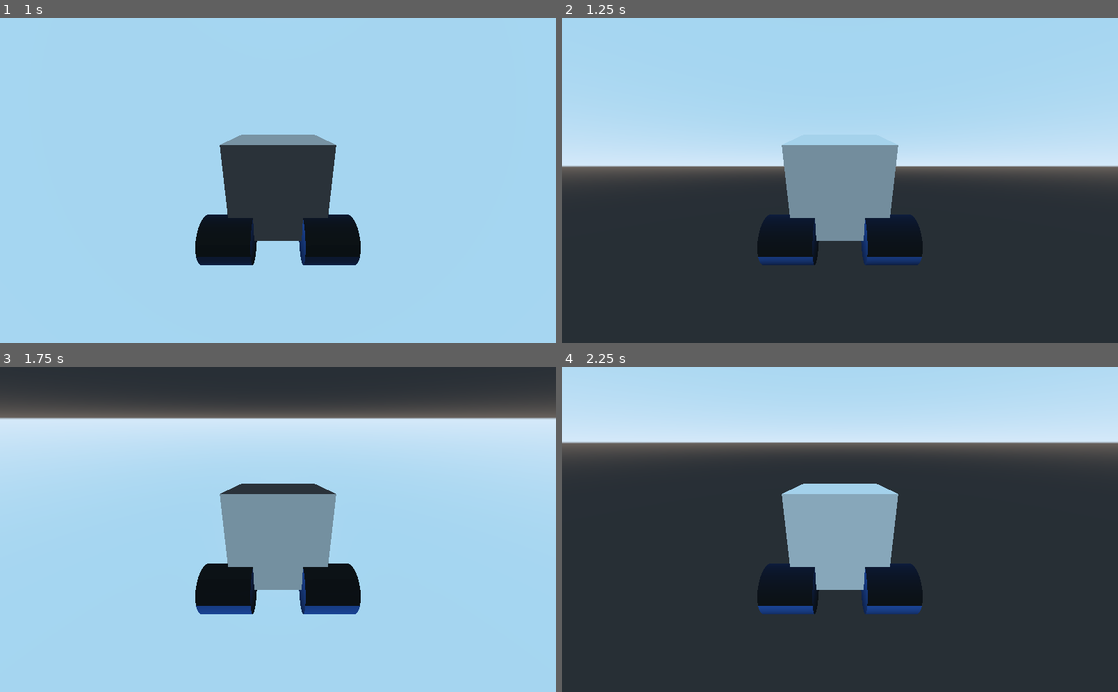
Above: before the commit, frames 1-4 (two rows, left to right).
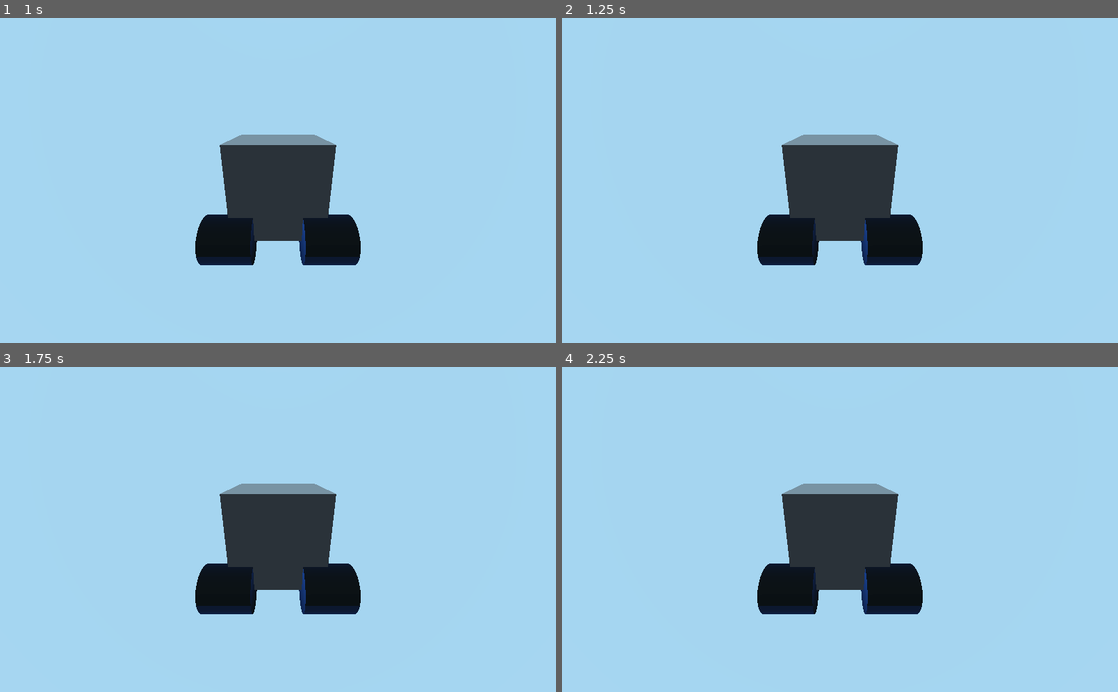
Above: after the commit, the same moments.

Repository: Lurkki14/TorpedoAlliance
Game: Godot game, scene res://Car.tscn
The game is run twice, just before and just after one commit, with the same random seed, the same clock (stepped at 60 frames per second) and the same inputs. This scene is started directly instead of the project's main scene.
Inputs (mouse positions are in pixels of both pictures, inside the frame that each line leads up to):
- Up to frame 1 (1 s): tap Enter at 0.5 s; move the mouse to (250, 245) at 0.52 s; press the mouse at (250, 245) at 0.53 s; hold W (car_accelerate) from 0.53 s (still down); right-click (250, 245) at 0.77 s; right-click (250, 245) at 0.8 s
- Up to frame 2 (1.25 s): keep holding W (car_accelerate); right-click (812, 245) at 1.07 s
- Up to frame 3 (1.75 s): keep holding W (car_accelerate); move the mouse to (444, 578) at 1.27 s; release the mouse at (444, 578) at 1.28 s; right-click (444, 578) at 1.35 s; right-click (444, 578) at 1.52 s; click (444, 578) at 1.55 s
- Up to frame 4 (2.25 s): right-click (1006, 578) at 1.82 s; move the mouse to (673, 480) at 2.02 s; release W (car_accelerate) at 2.03 s; press the mouse at (673, 480) at 2.03 s; hold Q (car_roll_left) from 2.03 s (still down)

Frame 1 is identical in both runs. In frame 2, 60% of the frame differs, in the area x 0-100%, y 35-100%; in frame 3, 31%; in frame 4, 83%, in the area x 0-100%, y 10-100%.

Commit message:
Input handling moved to _input + controller

Diff:
--- a/VehicleBody.gd
+++ b/VehicleBody.gd
@@ -38,6 +38,22 @@
 var wheels = []
 var boost
 var boost_exhausts = []
+
+# Inputs
+var boost_on: bool
+
+var car_pitch_up: bool
+var car_pitch_down: bool
+var car_pitch_force: int
+
+var car_yaw_left: bool
+var car_yaw_right: bool
+var car_yaw_force: int
+
+var car_roll_left: bool
+var car_roll_right: bool
+var car_roll_force: int
+
 
 export var engine_force_value = 400
 
@@ -104,28 +120,17 @@
 		else:
 			state.set_angular_velocity(dodge_basis * 10)
 
-func _physics_process(delta):
-	#print(car_jump)
-	#print(get_rotation())
-	if contact_ignore_time > 0:
-		contact_ignore_time -= delta
-
-	if get_contact() and contact_ignore_time <= 0:
-		apply_central_impulse(downforce(get_linear_velocity(), get_global_transform().basis.y))
-		#print("downforce: ", downforce(get_linear_velocity(), get_global_transform().basis.y))
-		car_jump = JUMP_LIMIT
-
+func _input(event):
 	var fwd_mps = transform.basis.xform_inv(linear_velocity).x
 
-	if Input.is_action_pressed("car_boost"):
-		#print(boost(get_global_transform().basis.z))
-		apply_central_impulse(boost(get_global_transform().basis.z))
-
-	if Input.is_action_just_pressed("car_jump") and car_jump > 0:
-
+	if event.is_action_pressed("car_boost"):
+		boost_on = true
+	if event.is_action_released("car_boost"):
+		boost_on = false
+
+	if event.is_action_pressed("car_jump") and car_jump > 0:
 		# Dodge jump
-		if Input.is_action_pressed("car_accelerate") and car_jump == 1:
-			print("dodge start")
+		if event.is_action_pressed("car_accelerate") and car_jump == 1:
 			dodge_time = 0
 			dodge_basis = get_global_transform().basis.x
 			apply_central_impulse(get_global_transform().basis.z * pitch_force * 2)
@@ -139,48 +144,102 @@
 			apply_central_impulse(force_vector)
 		car_jump -= 1
 
+	if event.is_action_pressed("car_pitch_up"):
+		car_pitch_up = true
+		car_pitch_force = event.get_action_strength("car_pitch_up")
+	elif event.is_action_released("car_pitch_up"):
+		car_pitch_up = false
+
+
+	if event.is_action_pressed("car_pitch_down"):
+		car_pitch_down = true
+		car_pitch_force = event.get_action_strength("car_pitch_down")
+	elif event.is_action_released("car_pitch_down"):
+		car_pitch_down = false
+
+	# Yaw is allowed if car is on its roof
+	if event.is_action_pressed("car_yaw_left"):
+		car_yaw_left = true
+		car_yaw_force = event.get_action_strength("car_yaw_left")
+	elif event.is_action_released("car_yaw_left"):
+		car_yaw_left = false
+
+	if event.is_action_pressed("car_yaw_right"):
+		car_yaw_right = true
+		car_yaw_force = event.get_action_strength("car_yaw_right")
+	elif event.is_action_released("car_yaw_right"):
+		car_yaw_right = false
+
+	if event.is_action_pressed("car_roll_left"):
+		car_roll_left = true
+		car_roll_force = event.get_action_strength("car_roll_left")
+	elif event.is_action_released("car_roll_left"):
+		car_roll_left = false
+
+	if event.is_action_pressed("car_roll_right"):
+		car_roll_right = true
+		car_roll_force = event.get_action_strength("car_roll_right")
+	elif event.is_action_released("car_roll_right"):
+		car_roll_right = false
+
+	if event.is_action_pressed("car_steer_left"):
+		steer_target = STEER_LIMIT * event.get_action_strength("car_steer_left")
+	elif event.is_action_pressed("car_steer_right"):
+		steer_target = -STEER_LIMIT * event.get_action_strength("car_steer_right")
+	elif event.is_action_released("car_steer_left") or event.is_action_released("car_steer_right"):
+		steer_target = 0
+
+	if event.is_action_pressed("car_accelerate"):
+		engine_force = engine_force_value * event.get_action_strength("car_accelerate")
+	if event.is_action_released("car_accelerate"):
+		engine_force = 0
+
+	if event.is_action_pressed("car_reverse"):
+		if (fwd_mps >= -1):
+			engine_force = -engine_force_value * event.get_action_strength("car_reverse")
+		else:
+			brake = 80 * event.get_action_strength("car_reverse")
+	elif event.is_action_released("car_reverse"):
+		brake = 1
+		engine_force = 0
+
+func _physics_process(delta):
+	#print(car_jump)
+	#print(get_rotation())
+	if boost_on:
+		apply_central_impulse(boost(get_global_transform().basis.z))
+
+	if not wheel_contact() and not body_contact():
+		if car_pitch_up:
+			apply_torque_impulse(-torque(get_global_transform().basis.x, pitch_force) * car_pitch_force)
+
+		if car_pitch_down:
+			apply_torque_impulse(torque(get_global_transform().basis.x, pitch_force) * car_pitch_force)
+
+	if not wheel_contact():
+		if car_yaw_left:
+			apply_torque_impulse(torque(get_global_transform().basis.y, pitch_force) * car_yaw_force)
+
+		if car_yaw_right:
+			apply_torque_impulse(-torque(get_global_transform().basis.y, pitch_force) * car_yaw_force)
+
+		if car_roll_left:
+			apply_torque_impulse(-torque(get_global_transform().basis.z, pitch_force) * car_roll_force)
+
+		if car_roll_right:
+			apply_torque_impulse(torque(get_global_transform().basis.z, pitch_force) * car_roll_force)
+
+	if contact_ignore_time > 0:
+		contact_ignore_time -= delta
+
+	if get_contact() and contact_ignore_time <= 0:
+		apply_central_impulse(downforce(get_linear_velocity(), get_global_transform().basis.y))
+		#print("downforce: ", downforce(get_linear_velocity(), get_global_transform().basis.y))
+		car_jump = JUMP_LIMIT
+
 	if not dodge_active:
 		var ct = countertorque()
 		apply_torque_impulse(ct)
-
-	if Input.is_action_pressed("car_pitch_up") and not wheel_contact() and not body_contact():
-		apply_torque_impulse(-torque(get_global_transform().basis.x, pitch_force))
-
-	if Input.is_action_pressed("car_pitch_down") and not wheel_contact() and not body_contact():
-		apply_torque_impulse(torque(get_global_transform().basis.x, pitch_force))
-
-	# Yaw is allowed if car is on its roof
-	if Input.is_action_pressed("car_yaw_left") and not wheel_contact():
-		apply_torque_impulse(torque(get_global_transform().basis.y, pitch_force))
-
-	if Input.is_action_pressed("car_yaw_right") and not wheel_contact():
-		apply_torque_impulse(-torque(get_global_transform().basis.y, pitch_force))
-
-	if Input.is_action_pressed("car_roll_right") and not wheel_contact():
-		apply_torque_impulse(torque(get_global_transform().basis.z, pitch_force))
-
-	if Input.is_action_pressed("car_roll_left") and not wheel_contact():
-		apply_torque_impulse(-torque(get_global_transform().basis.z, pitch_force))
-
-	if Input.is_action_pressed("car_steer_left"):
-		steer_target = STEER_LIMIT
-	elif Input.is_action_pressed("car_steer_right"):
-		steer_target = -STEER_LIMIT
-	else:
-		steer_target = 0
-
-	if Input.is_action_pressed("car_accelerate"):
-		engine_force = engine_force_value
-	else:
-		engine_force = 0
-
-	if Input.is_action_pressed("car_reverse"):
-		if (fwd_mps >= -1):
-			engine_force = -engine_force_value
-		else:
-			brake = 80
-	else:
-		brake = 0.1
 
 	if steer_target < steer_angle:
 		steer_angle -= STEER_SPEED * delta
--- a/project.godot
+++ b/project.godot
@@ -14,31 +14,6 @@
 "language": "GDScript",
 "path": "res://BoostExhaust.gd"
 }, {
-"base": "Resource",
-"class": "CtxFRef1",
-"language": "GDScript",
-"path": "res://utils/goldenGadget/CtxFRef1.gd"
-}, {
-"base": "Resource",
-"class": "CtxFRef2",
-"language": "GDScript",
-"path": "res://utils/goldenGadget/CtxFRef2.gd"
-}, {
-"base": "Resource",
-"class": "GGArray",
-"language": "GDScript",
-"path": "res://utils/goldenGadget/GGArray.gd"
-}, {
-"base": "Resource",
-"class": "GGInternal",
-"language": "GDScript",
-"path": "res://utils/goldenGadget/GGInternal.gd"
-}, {
-"base": "Node",
-"class": "GGTests",
-"language": "GDScript",
-"path": "res://utils/goldenGadget/GGTests.gd"
-}, {
 "base": "VehicleBody",
 "class": "RocketCar",
 "language": "GDScript",
@@ -46,11 +21,6 @@
 } ]
 _global_script_class_icons={
 "BoostExhaust": "",
-"CtxFRef1": "",
-"CtxFRef2": "",
-"GGArray": "",
-"GGInternal": "",
-"GGTests": "",
 "RocketCar": ""
 }
 
@@ -67,63 +37,75 @@
 [input]
 
 car_accelerate={
-"deadzone": 0.5,
+"deadzone": 0.1,
 "events": [ Object(InputEventKey,"resource_local_to_scene":false,"resource_name":"","device":0,"alt":false,"shift":false,"control":false,"meta":false,"command":false,"pressed":false,"scancode":87,"unicode":0,"echo":false,"script":null)
+, Object(InputEventJoypadMotion,"resource_local_to_scene":false,"resource_name":"","device":0,"axis":7,"axis_value":1.0,"script":null)
  ]
 }
 car_reverse={
-"deadzone": 0.5,
+"deadzone": 0.1,
 "events": [ Object(InputEventKey,"resource_local_to_scene":false,"resource_name":"","device":0,"alt":false,"shift":false,"control":false,"meta":false,"command":false,"pressed":false,"scancode":83,"unicode":0,"echo":false,"script":null)
+, Object(InputEventJoypadMotion,"resource_local_to_scene":false,"resource_name":"","device":0,"axis":6,"axis_value":1.0,"script":null)
  ]
 }
 car_steer_left={
-"deadzone": 0.5,
+"deadzone": 0.1,
 "events": [ Object(InputEventKey,"resource_local_to_scene":false,"resource_name":"","device":0,"alt":false,"shift":false,"control":false,"meta":false,"command":false,"pressed":false,"scancode":65,"unicode":0,"echo":false,"script":null)
+, Object(InputEventJoypadMotion,"resource_local_to_scene":false,"resource_name":"","device":0,"axis":0,"axis_value":-1.0,"script":null)
  ]
 }
 car_steer_right={
-"deadzone": 0.5,
+"deadzone": 0.1,
 "events": [ Object(InputEventKey,"resource_local_to_scene":false,"resource_name":"","device":0,"alt":false,"shift":false,"control":false,"meta":false,"command":false,"pressed":false,"scancode":68,"unicode":0,"echo":false,"script":null)
+, Object(InputEventJoypadMotion,"resource_local_to_scene":false,"resource_name":"","device":0,"axis":0,"axis_value":1.0,"script":null)
  ]
 }
 car_jump={
-"deadzone": 0.5,
+"deadzone": 0.1,
 "events": [ Object(InputEventMouseButton,"resource_local_to_scene":false,"resource_name":"","device":-1,"alt":false,"sh …(213 unchanged characters)…
+, Object(InputEventJoypadButton,"resource_local_to_scene":false,"resource_name":"","device":0,"button_index":0,"pressure":0.0,"pressed":false,"script":null)
  ]
 }
 car_pitch_up={
-"deadzone": 0.5,
+"deadzone": 0.1,
 "events": [ Object(InputEventKey,"resource_local_to_scene":false,"resource_name":"","device":0,"alt":false,"shift":false,"control":false,"meta":false,"command":false,"pressed":false,"scancode":83,"unicode":0,"echo":false,"script":null)
+, Object(InputEventJoypadMotion,"resource_local_to_scene":false,"resource_name":"","device":0,"axis":1,"axis_value":1.0,"script":null)
  ]
 }
 car_pitch_down={
-"deadzone": 0.5,
+"deadzone": 0.1,
 "events": [ Object(InputEventKey,"resource_local_to_scene":false,"resource_name":"","device":0,"alt":false,"shift":false,"control":false,"meta":false,"command":false,"pressed":false,"scancode":87,"unicode":0,"echo":false,"script":null)
+, Object(InputEventJoypadMotion,"resource_local_to_scene":false,"resource_name":"","device":0,"axis":1,"axis_value":-1.0,"script":null)
  ]
 }
 car_yaw_left={
-"deadzone": 0.5,
+"deadzone": 0.1,
 "events": [ Object(InputEventKey,"resource_local_to_scene":false,"resource_name":"","device":0,"alt":false,"shift":false,"control":false,"meta":false,"command":false,"pressed":false,"scancode":65,"unicode":0,"echo":false,"script":null)
+, Object(InputEventJoypadMotion,"resource_local_to_scene":false,"resource_name":"","device":0,"axis":0,"axis_value":-1.0,"script":null)
  ]
 }
 car_yaw_right={
-"deadzone": 0.5,
+"deadzone": 0.1,
 "events": [ Object(InputEventKey,"resource_local_to_scene":false,"resource_name":"","device":0,"alt":false,"shift":false,"control":false,"meta":false,"command":false,"pressed":false,"scancode":68,"unicode":0,"echo":false,"script":null)
+, Object(InputEventJoypadMotion,"resource_local_to_scene":false,"resource_name":"","device":0,"axis":0,"axis_value":1.0,"script":null)
  ]
 }
 car_roll_left={
-"deadzone": 0.5,
+"deadzone": 0.1,
 "events": [ Object(InputEventKey,"resource_local_to_scene":false,"resource_name":"","device":0,"alt":false,"shift":false,"control":false,"meta":false,"command":false,"pressed":false,"scancode":81,"unicode":0,"echo":false,"script":null)
+, Object(InputEventJoypadButton,"resource_local_to_scene":false,"resource_name":"","device":0,"button_index":4,"pressure":0.0,"pressed":false,"script":null)
  ]
 }
 car_roll_right={
-"deadzone": 0.5,
+"deadzone": 0.1,
 "events": [ Object(InputEventKey,"resource_local_to_scene":false,"resource_name":"","device":0,"alt":false,"shift":false,"control":false,"meta":false,"command":false,"pressed":false,"scancode":69,"unicode":0,"echo":false,"script":null)
+, Object(InputEventJoypadButton,"resource_local_to_scene":false,"resource_name":"","device":0,"button_index":5,"pressure":0.0,"pressed":false,"script":null)
  ]
 }
 car_boost={
-"deadzone": 0.5,
+"deadzone": 0.1,
 "events": [ Object(InputEventMouseButton,"resource_local_to_scene":false,"resource_name":"","device":-1,"alt":false,"sh …(213 unchanged characters)…
+, Object(InputEventJoypadButton,"resource_local_to_scene":false,"resource_name":"","device":0,"button_index":1,"pressure":0.0,"pressed":false,"script":null)
  ]
 }
 
